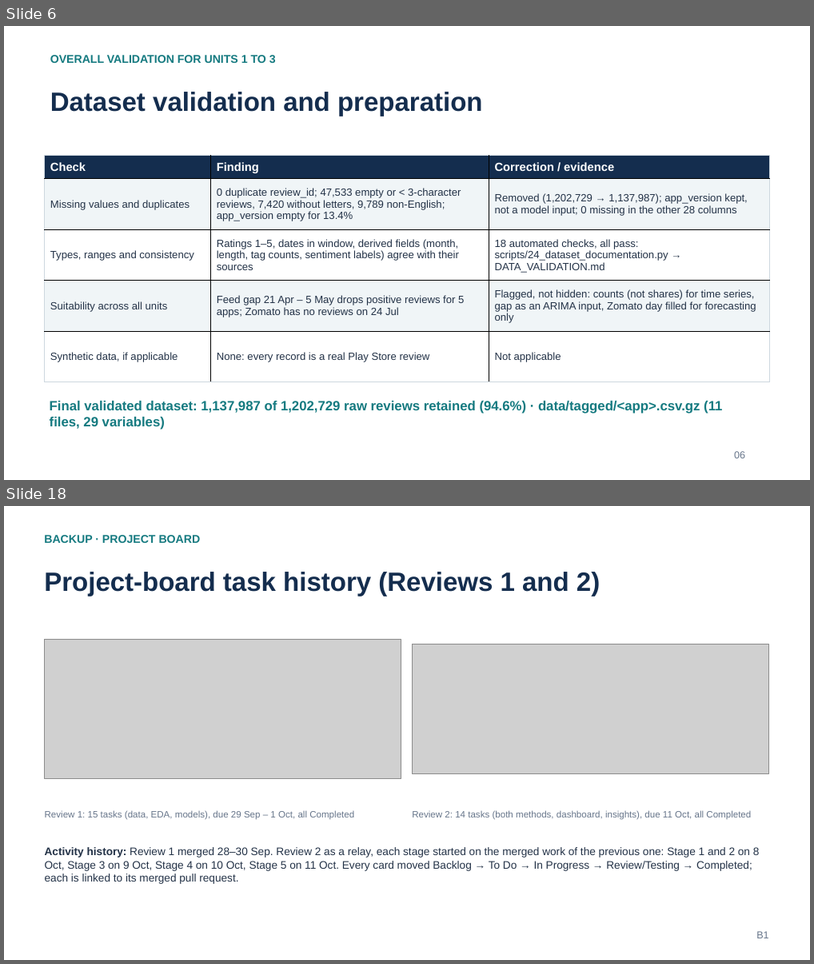
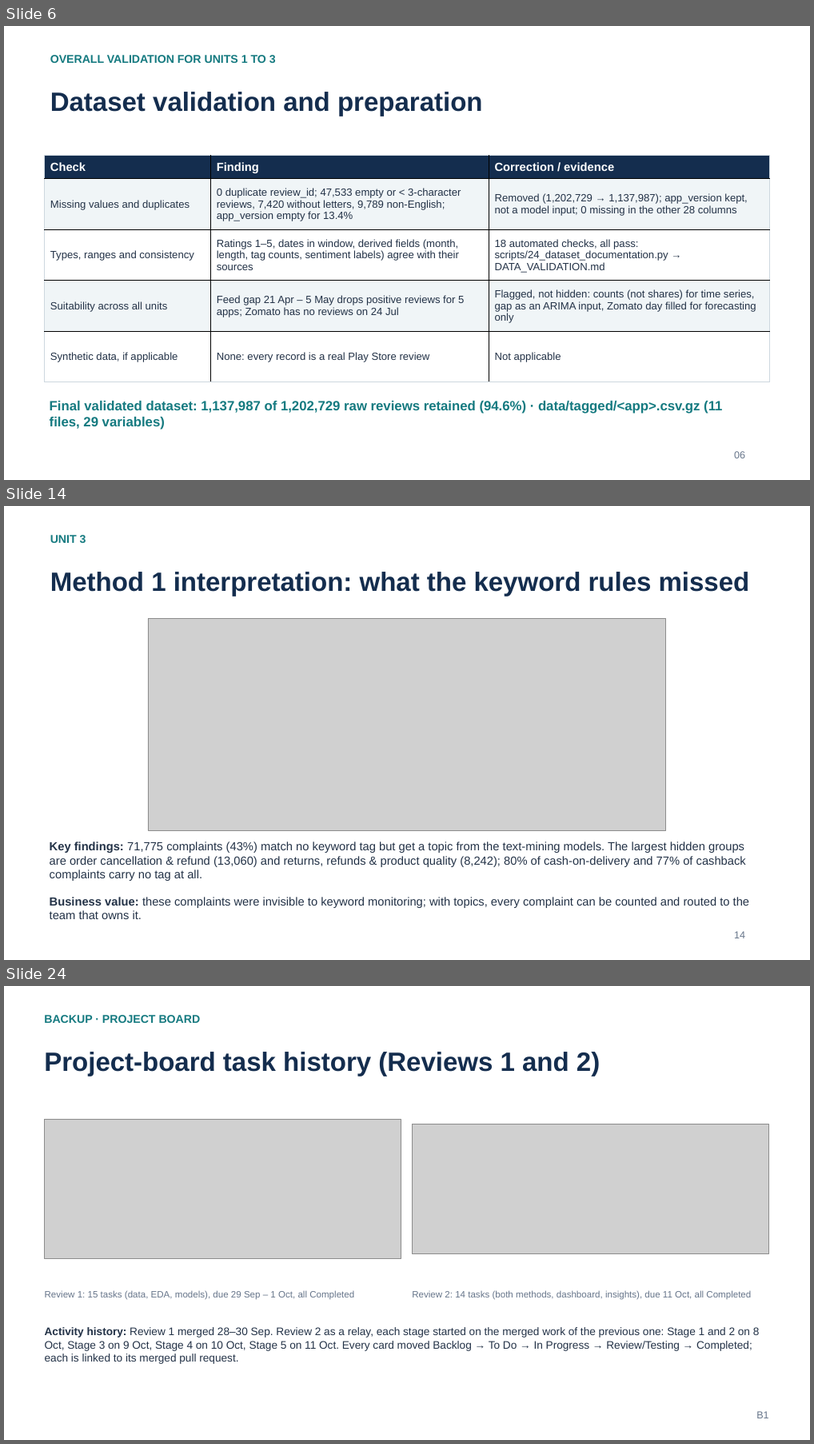
Before and after one commit to Adithya-Monish-Kumar-K/ba-capstone-app-reviews, a slide deck: docs/Review_2_Presentation.pptx. Shown one above the other, each under a label of ours: slides 6 and 18 before the commit, slides 6, 14 and 24 after it; the slides between them are not shown. The pictures are 814x964 and 814x1444 pixels, drawn with LibreOffice and Linux fonts; fonts in the diff are those of the drawing; grey boxes stand for pictures. Boxes give left, top, right and bottom in pixels: in the first picture for what was removed or moved away, otherwise in the second. Text is boxed around its words. In the diff, an @@ line names an element or a change of style, - is before the commit and + after.

```diff
--- a/docs/Review_2_Presentation.pptx
+++ b/docs/Review_2_Presentation.pptx
@@ slide 14 added at (4,506,810,960), background #FFFFFF @@
@@ text added at (50,535,86,543), 13.5 pt, text #157A80, bold @@
+UNIT 3
@@ text added at (50,572,750,596), 31.5 pt, text #142D4E, bold @@
+Method 1 interpretation: what the keyword rules missed
@@ picture added at (148,619,666,830) @@
@@ text added at (50,841,746,880), 14 pt, text #233247 @@
+Key findings: 71,775 complaints (43%) match no keyword tag but get a topic from the text-mining models. The largest hidden groups are order cancellation & refund (13,060) and returns, refunds & product quality (8,242); 80% of cash-on-delivery and 77% of cashback complaints carry no tag at all.
@@ text added at (50,896,750,919), 14 pt, text #233247 @@
+Business value: these complaints were invisible to keyword monitoring; with topics, every complaint can be counted and routed to the team that owns it.
@@ text added at (734,931,746,938), 12 pt, text #66758A @@
+14
@@ what was slide 18 is now slide 24 @@
```
Also in this commit, not shown: 13 slides changed, 5 other slides added, 10 other files.
